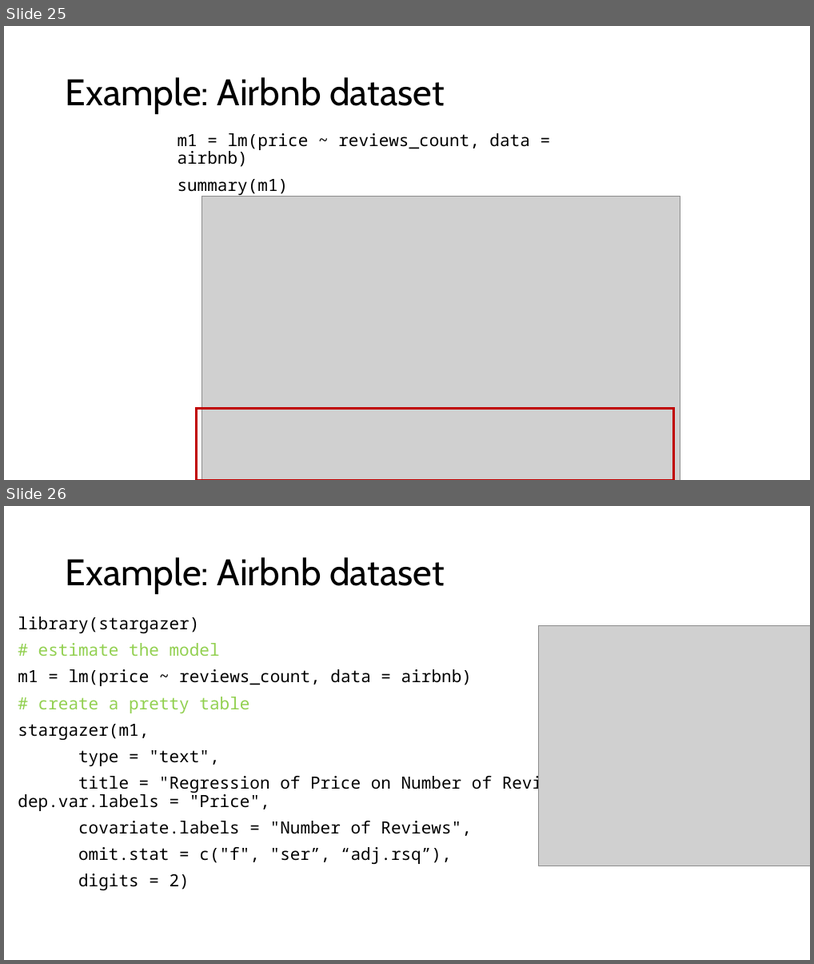
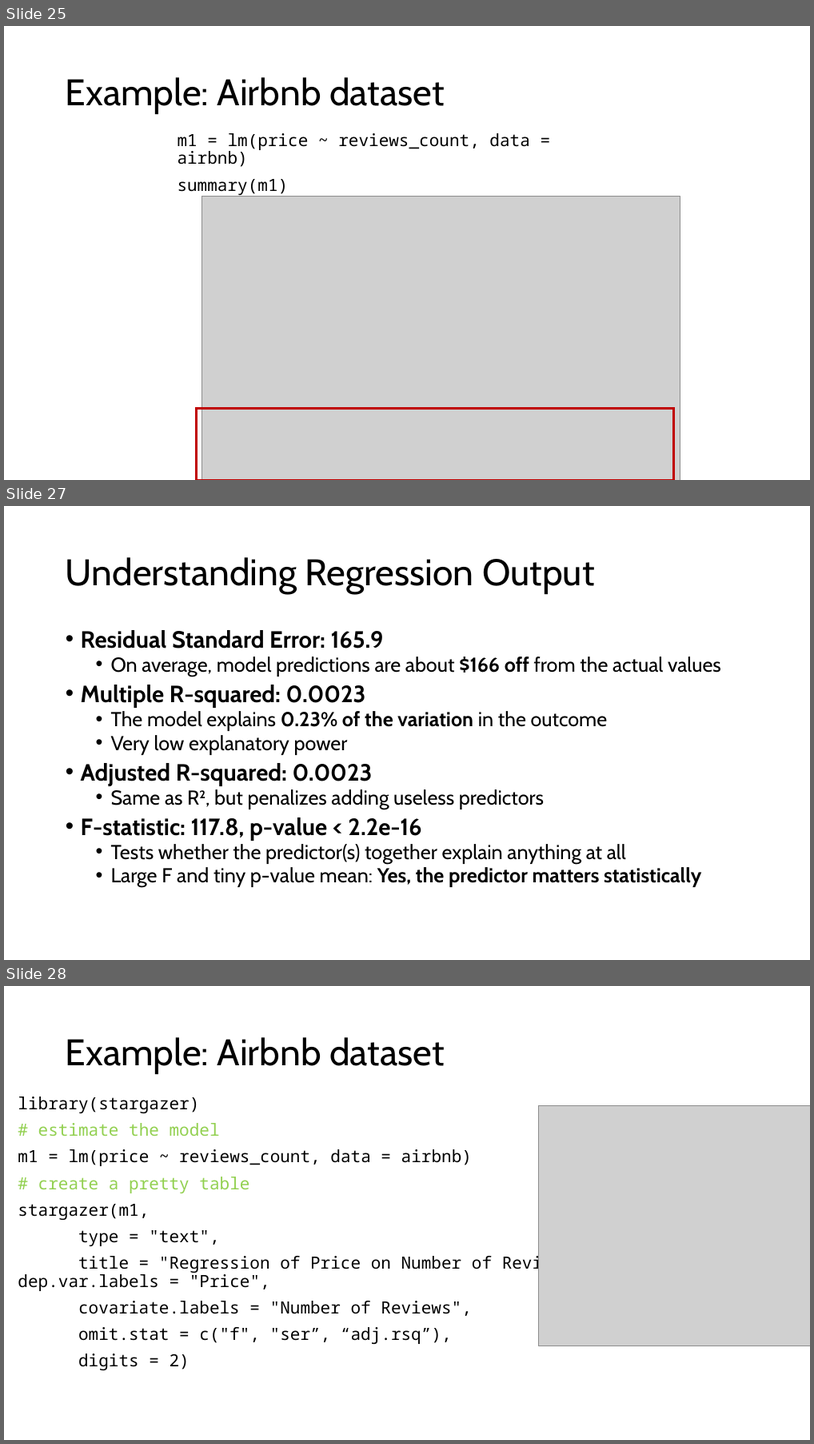
Before and after one commit to dadepro/mkt566, a slide deck: w4/w4-1-ols.pptx. Shown one above the other, each under a label of ours: slides 25 and 26 before the commit, slides 25, 27 and 28 after it; the slides between them are not shown. The pictures are 814x964 and 814x1444 pixels, drawn with LibreOffice and Linux fonts; fonts in the diff are those of the drawing; grey boxes stand for pictures. Boxes give left, top, right and bottom in pixels: in the first picture for what was removed or moved away, otherwise in the second. Text is boxed around its words. In the diff, an @@ line names an element or a change of style, - is before the commit and + after.

Commit message:
slides

```diff
--- a/w4/w4-1-ols.pptx
+++ b/w4/w4-1-ols.pptx
@@ slide 27 added at (4,506,810,960), background #FFFFFF @@
@@ title added at (66,557,595,594), 44 pt, text #000000 @@
+Understanding Regression Output
@@ text added at (81,630,722,888), 24 pt, text #000000 @@
+• Residual Standard Error: 165.9
+  • On average, model predictions are about $166 off from the actual values
+• Multiple R-squared: 0.0023
+  • The model explains 0.23% of the variation in the outcome
+  • Very low explanatory power
+• Adjusted R-squared: 0.0023
+  • Same as R², but penalizes adding useless predictors
+• F-statistic: 117.8, p-value < 2.2e-16
+  • Tests whether the predictor(s) together explain anything at all
+  • Large F and tiny p-value mean: Yes, the predictor matters statistically
@@ what was slide 26 is now slide 28 @@
```
Also in this commit, not shown: 1 other slide added, 1 other file.
